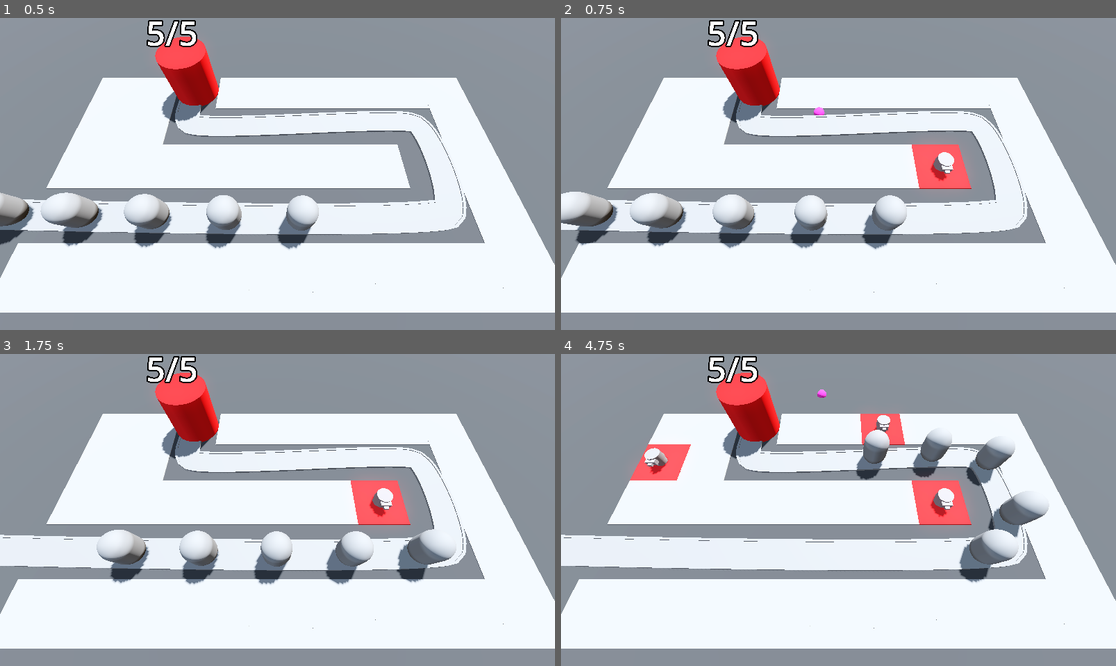
Above: before the commit, frames 1-4 (two rows, left to right).
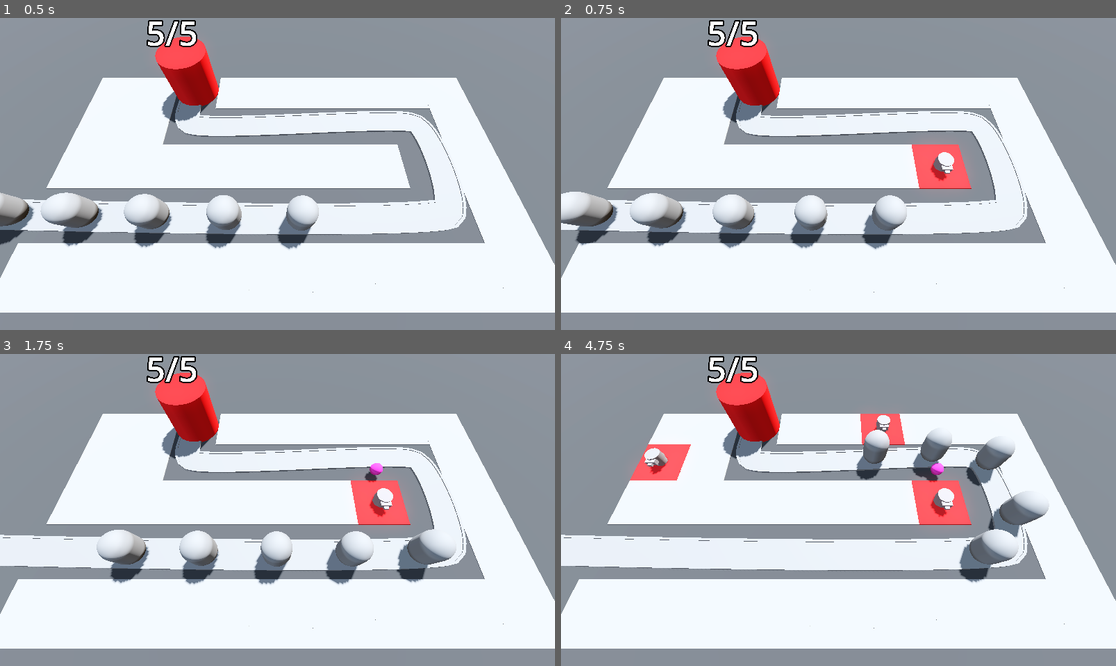
Above: after the commit, the same moments.

Repository: caiobribeiro/godot-barbarian-blaster
Game: Godot game, scene res://scene/base_level.tscn
Two runs of this game, one before a commit and one after it. Both use one fixed random seed, a clock stepped at 60 frames per second and the inputs below.
Inputs (mouse positions are in pixels of both pictures, inside the frame that each line leads up to):
- Up to frame 1 (0.5 s): no input
- Up to frame 2 (0.75 s): move the mouse to (960, 158) at 0.52 s; click (960, 158) at 0.6 s
- Up to frame 3 (1.75 s): move the mouse to (166, 525) at 1.27 s; click (166, 525) at 1.35 s
- Up to frame 4 (4.75 s): move the mouse to (894, 441) at 2.02 s; click (894, 441) at 2.1 s; move the mouse to (810, 572) at 2.77 s; click (810, 572) at 2.85 s; move the mouse to (1005, 556) at 3.52 s; click (1005, 556) at 3.6 s; move the mouse to (672, 463) at 4.27 s; click (672, 463) at 4.35 s

Frame 1 is identical in both runs. In frame 2, less than 0.1% of the frame differs, in the area x 45-48%, y 28-32%; in frame 3, 0.1%; in frame 4, 0.2%, in the area x 46-69%, y 11-42%.

Commit message:
feat: add timer-based projectile lifespan and turret firing
Introduced a Timer node to both projectile and turret scenes. Projectiles now self-destruct after 3 seconds via a timeout signal, and turrets spawn projectiles at the Berrow position on timer timeout.

Diff:
--- a/Turret/projectile.gd
+++ b/Turret/projectile.gd
@@ -7,3 +7,7 @@
 
 func _physics_process(delta: float) -> void:
 	position = position + direction  * speed * delta
+
+
+func _on_timer_timeout() -> void:
+	queue_free()
--- a/Turret/projectile.tscn
+++ b/Turret/projectile.tscn
@@ -19,3 +19,9 @@
 
 [node name="CollisionShape3D" type="CollisionShape3D" parent="."]
 shape = SubResource("SphereShape3D_3nq0t")
+
+[node name="Timer" type="Timer" parent="."]
+wait_time = 3.0
+autostart = true
+
+[connection signal="timeout" from="Timer" to="." method="_on_timer_timeout"]
--- a/Turret/turret.gd
+++ b/Turret/turret.gd
@@ -3,7 +3,10 @@
 
 @export var projectile: PackedScene
 
+@onready var berrow: MeshInstance3D = $TurretBase/TurretTop/Visor/Berrow
 
-func _ready() -> void:
+
+func _on_timer_timeout() -> void:
 	var shot = projectile.instantiate()
 	add_child(shot)
+	shot.global_position = berrow.global_position
--- a/Turret/turret.tscn
+++ b/Turret/turret.tscn
@@ -36,3 +36,8 @@
 [node name="Berrow" type="MeshInstance3D" parent="TurretBase/TurretTop/Visor"]
 transform = Transform3D(1, 0, 0, 0, 1, 0, 0, 0, 1, 0, 0, 0.24240708)
 mesh = SubResource("BoxMesh_ybbrv")
+
+[node name="Timer" type="Timer" parent="."]
+autostart = true
+
+[connection signal="timeout" from="Timer" to="." method="_on_timer_timeout"]
